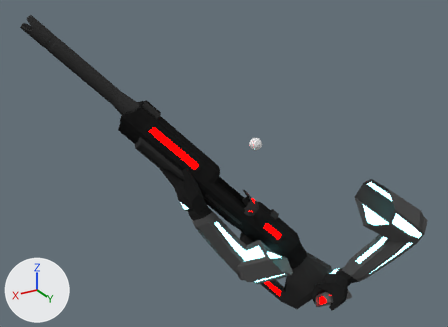
An edit to the Blender file Assets/weapons/carbine/carbine_arms.blend, drawn before and after from the same camera.
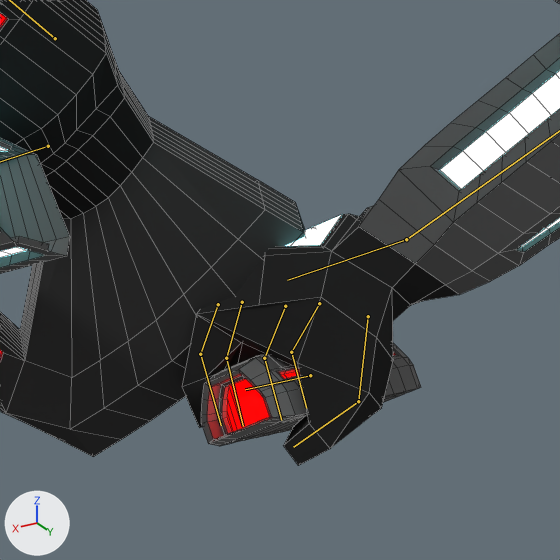
Old and new are each drawn whole from a 50 mm lens placed at (50.6, 59.2, 35.7), pointed at (9.2, -9.7, 1.2) and again close up on the part from 63% to 84% of the width and 71% to 100% of the height. Arrows for +X, +Y and +Z are at lower left; the lights stay in place. Both versions are drawn at frame 120 of the action 'gun ArmatureAction'; the numbers are the values there. The bones that bend it are drawn over the model as lines in the close-ups. The close-ups show mesh edges as thin lines.

The first close-up shows 'arms', 'carbine'.
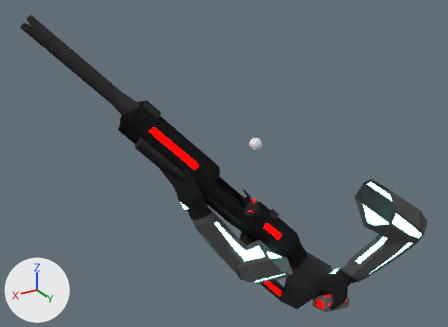
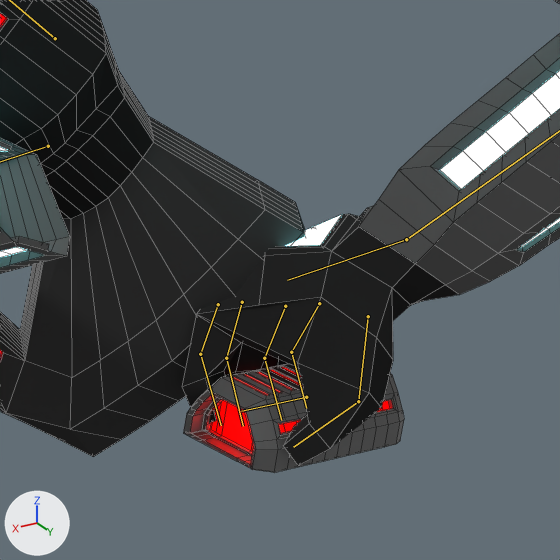
Pixel boxes (x1, y1, x2, y2) of what changed, in the close-ups (560 x 560 px):
'carbine', posed: before (0, 0, 421, 457); after (0, 0, 404, 473)
bone 'mag', root to tip: before (310, 375) to (245, 389); after (306, 397) to (241, 411)

The change, as a list of edits to the scene's bpy script:
```text
Change bone_mag:
    where bone_mag = bpy.data.objects['gun Armature'].pose.bones['mag']
    bone_mag.location: (-2.59, -32.62, 17.77) -> (-2.01, -32.68, 17.91)
    bone_mag.rotation_quaternion: (0.444, -0.127, 0.733, -0.499) -> (0.659, -0.282, 0.549, -0.431)  # degrees (-97, 32, -132) -> degrees (-74, 29, -88)
```
